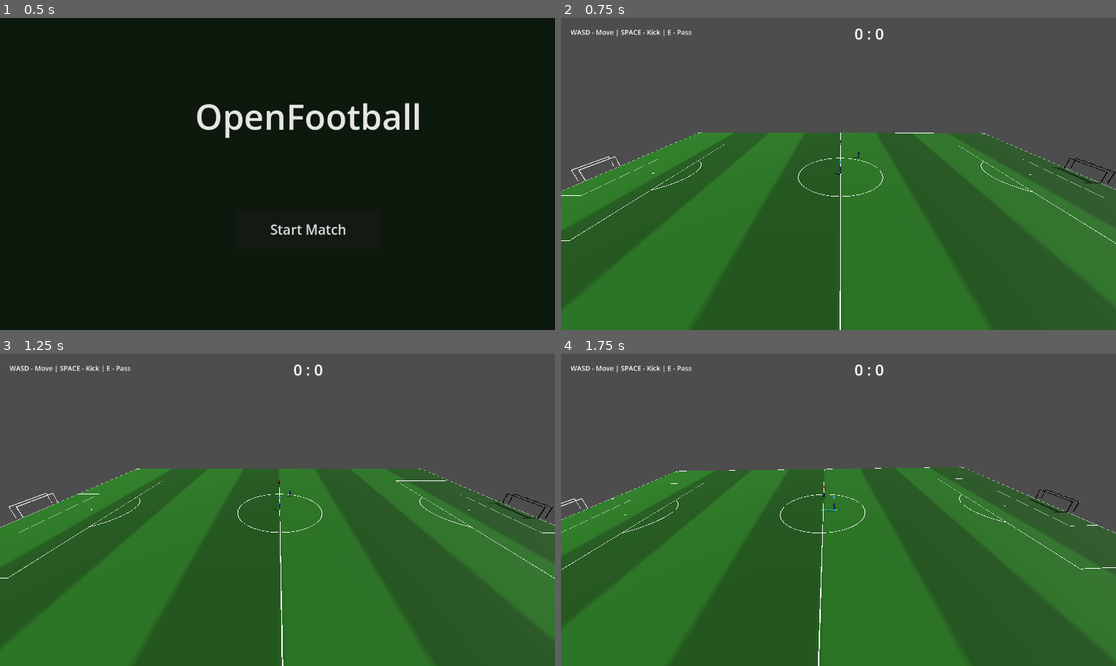
Above: before the commit, frames 1-4 (two rows, left to right).
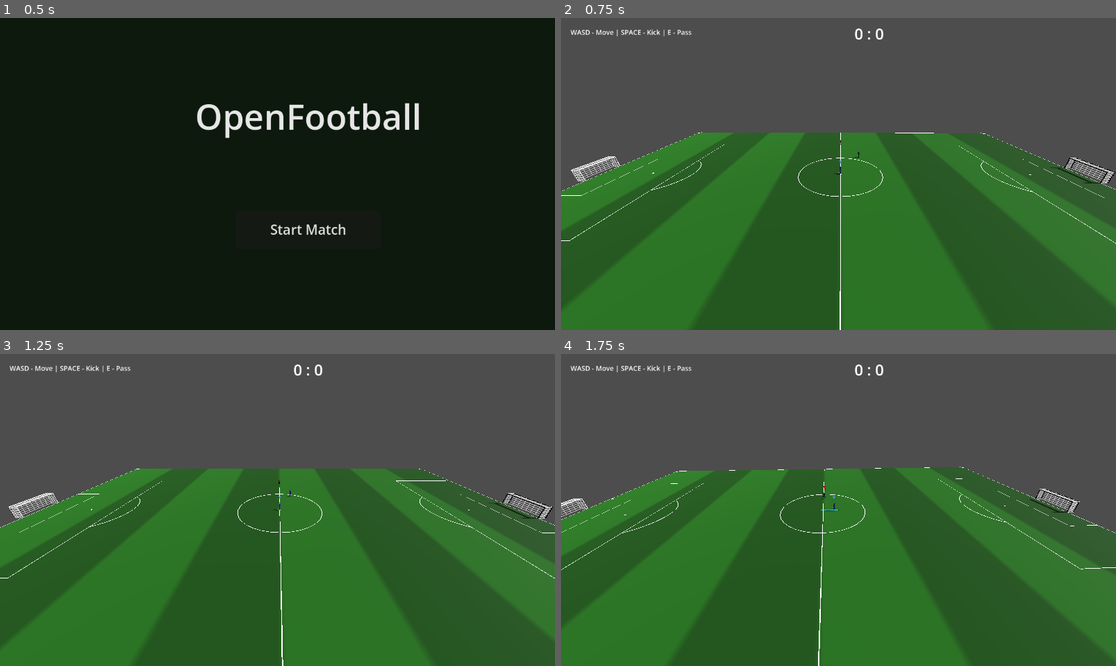
Above: after the commit, the same moments.

Repository: Churikov0112/open_football
Game: Godot game, scene res://scenes/main_menu.tscn
The game is run twice, just before and just after one commit, with the same random seed, the same clock (stepped at 60 frames per second) and the same inputs.
Inputs (mouse positions are in pixels of both pictures, inside the frame that each line leads up to):
- Up to frame 1 (0.5 s): no input
- Up to frame 2 (0.75 s): click "Start Match" at 0.5 s
- Up to frame 3 (1.25 s): no input
- Up to frame 4 (1.75 s): move the mouse to (960, 494) at 1.27 s; hold Right (move_right) from 1.28 s (still down); hold E (combo_curl) from 1.28 s (still down); click (960, 494) at 1.42 s

Frame 1 is identical in both runs. In frame 2, 0.3% of the frame differs, in the area x 2-100%, y 44-54%; in frame 3, 0.3%, in the area x 1-100%, y 44-53%; in frame 4, 0.2%.

Commit message:
feat(goal): GoalNet component (procedural net, Verlet sim, ImmediateMesh render)

Diff:
--- /dev/null
+++ b/scripts/match/goal_net.gd
@@ -0,0 +1,70 @@
+extends MeshInstance3D
+## Объёмная сетка ворот: процедурная решётка узлов-масс (NetSim), Verlet-колыхание
+## при голе, рендер линиями через ImmediateMesh. Строится в локальном пространстве
+## (устье при z=0, глубина уходит в локальный +z); ориентацию под сторону поля
+## задаёт rotation.y снаружи (PI для Home, 0 для Away).
+
+const NetSim = preload("res://scripts/match/net_sim.gd")
+
+var ball: RigidBody3D
+var _net: Dictionary
+var _params: Dictionary
+var _sim := false
+var _im: ImmediateMesh
+var _mat: StandardMaterial3D
+
+func initialize(ball_ref: RigidBody3D) -> void:
+	ball = ball_ref
+	var C := FootballConstants
+	_net = NetSim.build_box_net(C.GOAL_WIDTH, C.GOAL_HEIGHT, C.NET_DEPTH,
+		C.NET_WIDTH_DIV, C.NET_HEIGHT_DIV, C.NET_DEPTH_DIV)
+	_params = {
+		"gravity": C.NET_GRAVITY,
+		"damping": C.NET_DAMPING,
+		"stiffness": C.NET_SPRING_STIFFNESS,
+		"shape_return": C.NET_SHAPE_RETURN,
+		"ball_radius": C.NET_BALL_RADIUS,
+		"ball_vel_scale": C.NET_BALL_VEL_SCALE,
+		"ball_force": C.NET_BALL_FORCE,
+	}
+	_mat = StandardMaterial3D.new()
+	_mat.albedo_color = Color(1, 1, 1, 0.55)
+	_mat.transparency = BaseMaterial3D.TRANSPARENCY_ALPHA
+	_mat.cull_mode = BaseMaterial3D.CULL_DISABLED
+	_mat.shading_mode = BaseMaterial3D.SHADING_MODE_UNSHADED
+	_im = ImmediateMesh.new()
+	mesh = _im
+	material_override = _mat
+	set_physics_process(false)
+	_redraw()
+
+func start_sim() -> void:
+	_sim = true
+	set_physics_process(true)
+
+func stop_sim() -> void:
+	_sim = false
+	set_physics_process(false)
+	var rest: PackedVector3Array = _net["rest"]
+	_net["pos"] = rest.duplicate()
+	_net["prev"] = rest.duplicate()
+	_redraw()
+
+func _physics_process(_delta: float) -> void:
+	if not _sim or ball == null or not is_instance_valid(ball):
+		return
+	var ball_local := to_local(ball.global_position)
+	var ball_speed := ball.linear_velocity.length()
+	NetSim.integrate(_net, ball_local, ball_speed, _params, FootballConstants.NET_SIM_STEP)
+	_redraw()
+
+func _redraw() -> void:
+	var pos: PackedVector3Array = _net["pos"]
+	var edges: PackedInt32Array = _net["edges"]
+	_im.clear_surfaces()
+	_im.surface_begin(Mesh.PRIMITIVE_LINES)
+	var e := edges.size() / 2
+	for k in range(e):
+		_im.surface_add_vertex(pos[edges[k * 2]])
+		_im.surface_add_vertex(pos[edges[k * 2 + 1]])
+	_im.surface_end()
--- a/scripts/match/match_manager.gd
+++ b/scripts/match/match_manager.gd
@@ -18,6 +18,7 @@
 var _attack_dir_z: float = -1.0
 var _controlled_marker: Polygon2D
 var _match_camera: Camera3D
+var _goal_nets: Dictionary = {}
 
 enum TackleState { NORMAL, SLIDING, RECOVERING }
 enum FallState { NONE, KNOCKDOWN, ROLL_1, ROLL_2, GETUP }
@@ -411,6 +412,14 @@
 		goal_group.add_child(post_right_back)
 		var crossbar_back := _make_crossbar(0, 2.44, net_z)
 		goal_group.add_child(crossbar_back)
+
+		# Сетка-колыхание (компонент GoalNet) на этих воротах.
+		var goal_net = preload("res://scripts/match/goal_net.gd").new()
+		goal_net.name = "GoalNet"
+		goal_group.add_child(goal_net)
+		goal_net.rotation.y = PI if g.side == "Home" else 0.0
+		goal_net.initialize(ball)
+		_goal_nets[g.side] = goal_net
 
 		var area := Area3D.new()
 		area.name = "GoalArea"
